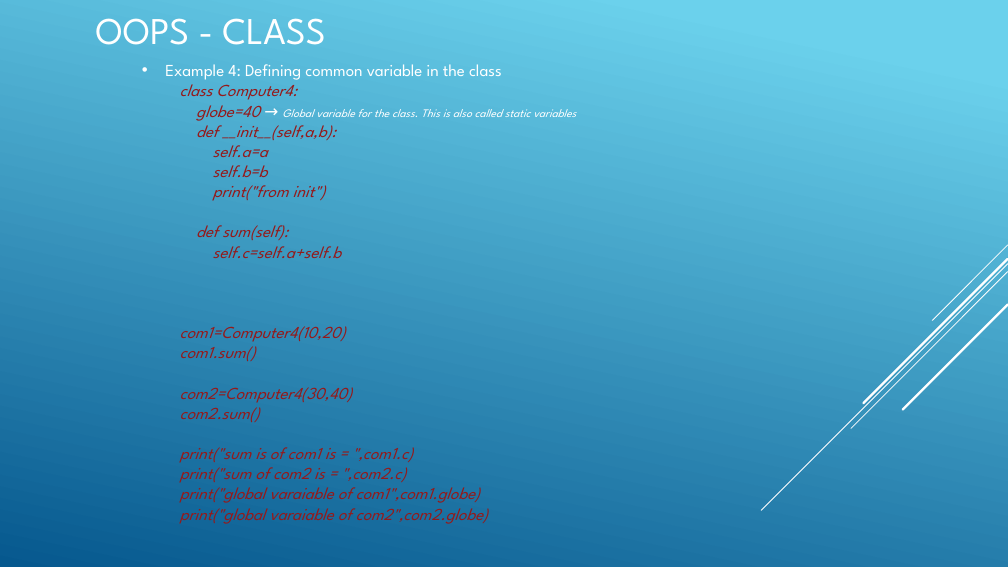
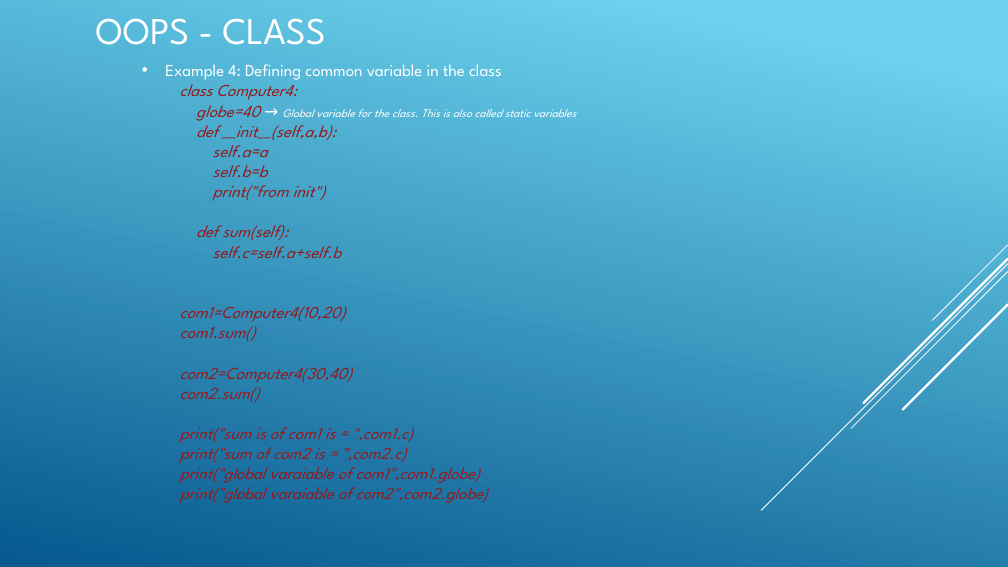
Before and after one commit to tvkatgit/DataScience-Python, a slide deck: slide 19 of Python.pptx. Drawn at 1008x567 pixels with LibreOffice and Linux fonts; fonts in the diff are those of the drawing. Boxes give left, top, right and bottom in pixels: in the first picture for what was removed or moved away, otherwise in the second. Text is boxed around its words. In the diff, an @@ line names an element or a change of style, - is before the commit and + after.

```diff
--- a/Python.pptx
+++ b/Python.pptx
@@ text "Example 4: Defining common variable ..." rewrapped from (165,64,576,524) to (165,64,576,503) @@
```
Also in this commit, not shown: 3 other slides changed, 15 slides added.
